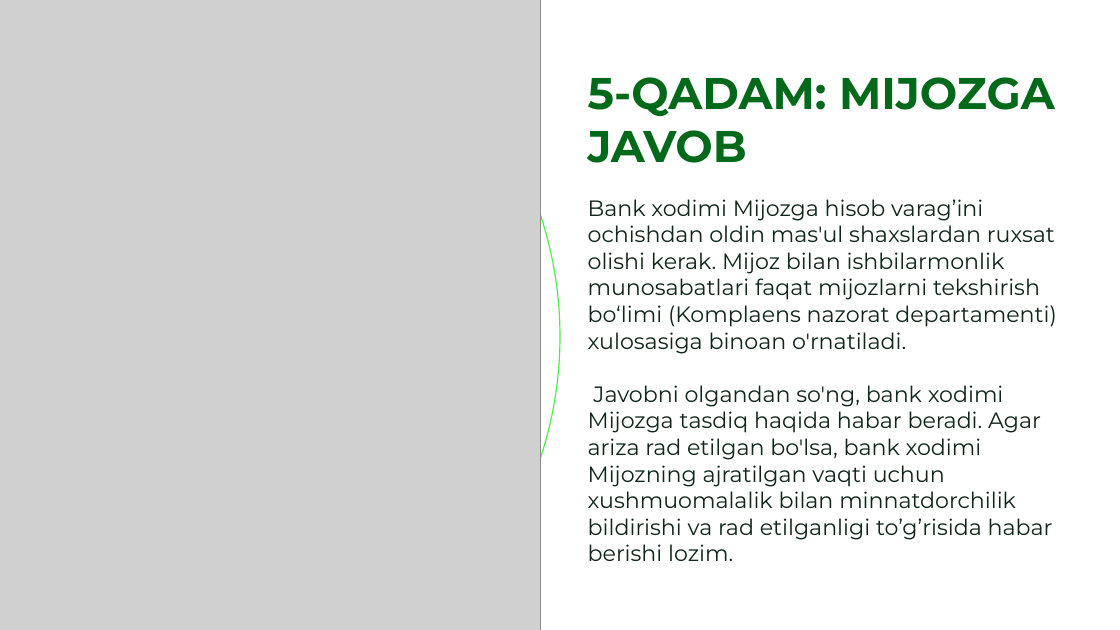
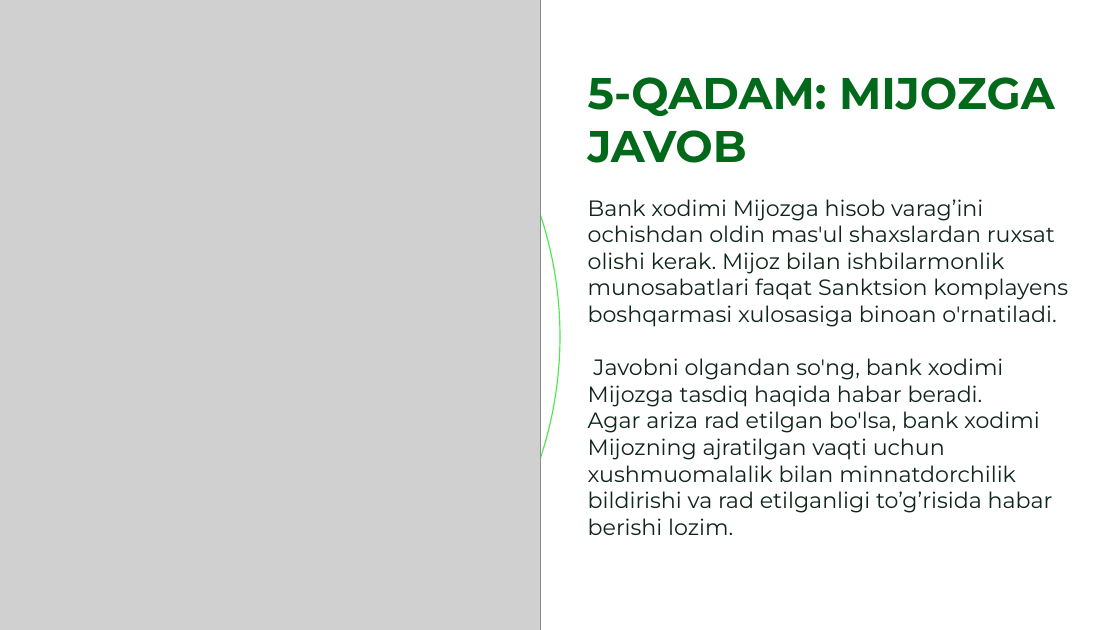
Before and after one commit to pusijuice5-coder/-1, a slide deck: slide 78 of OVZ_kurs_nerezidenty_novyj_dizajn.pptx. Drawn at 1120x630 pixels with LibreOffice and Linux fonts; fonts in the diff are those of the drawing; grey boxes stand for pictures; background and template pictures are left out. Boxes give left, top, right and bottom in pixels: in the first picture for what was removed or moved away, otherwise in the second. Text is boxed around its words. In the diff, an @@ line names an element or a change of style, - is before the commit and + after.

```diff
--- a/OVZ_kurs_nerezidenty_novyj_dizajn.pptx
+++ b/OVZ_kurs_nerezidenty_novyj_dizajn.pptx
@@ text at [588, 199, 1068, 535]: text changed @@
-Bank xodimi Mijozga hisob varag’ini ochishdan oldin mas'ul shaxslardan ruxsat olishi kerak. Mijoz bilan ishbilarmonlik munosabatlari faqat mijozlarni tekshirish bo‘limi (Komplaens nazorat departamenti) xulosasiga binoan o'rnatiladi.
-Javobni olgandan so'ng, bank xodimi Mijozga tasdiq haqida habar beradi. Agar ariza rad etilgan bo'lsa, bank xodimi Mijozning ajratilgan vaqti uchun xushmuomalalik bilan minnatdorchilik bildirishi va rad etilganligi to’g’risida habar berishi lozim.
+Bank xodimi Mijozga hisob varag’ini ochishdan oldin mas'ul shaxslardan ruxsat olishi kerak. Mijoz bilan ishbilarmonlik munosabatlari faqat Sanktsion komplayens boshqarmasi xulosasiga binoan o'rnatiladi.
+Javobni olgandan so'ng, bank xodimi Mijozga tasdiq haqida habar beradi.
+Agar ariza rad etilgan bo'lsa, bank xodimi Mijozning ajratilgan vaqti uchun xushmuomalalik bilan minnatdorchilik bildirishi va rad etilganligi to’g’risida habar berishi lozim.
```
Also in this commit, not shown: 27 other slides changed, 3 other files.
